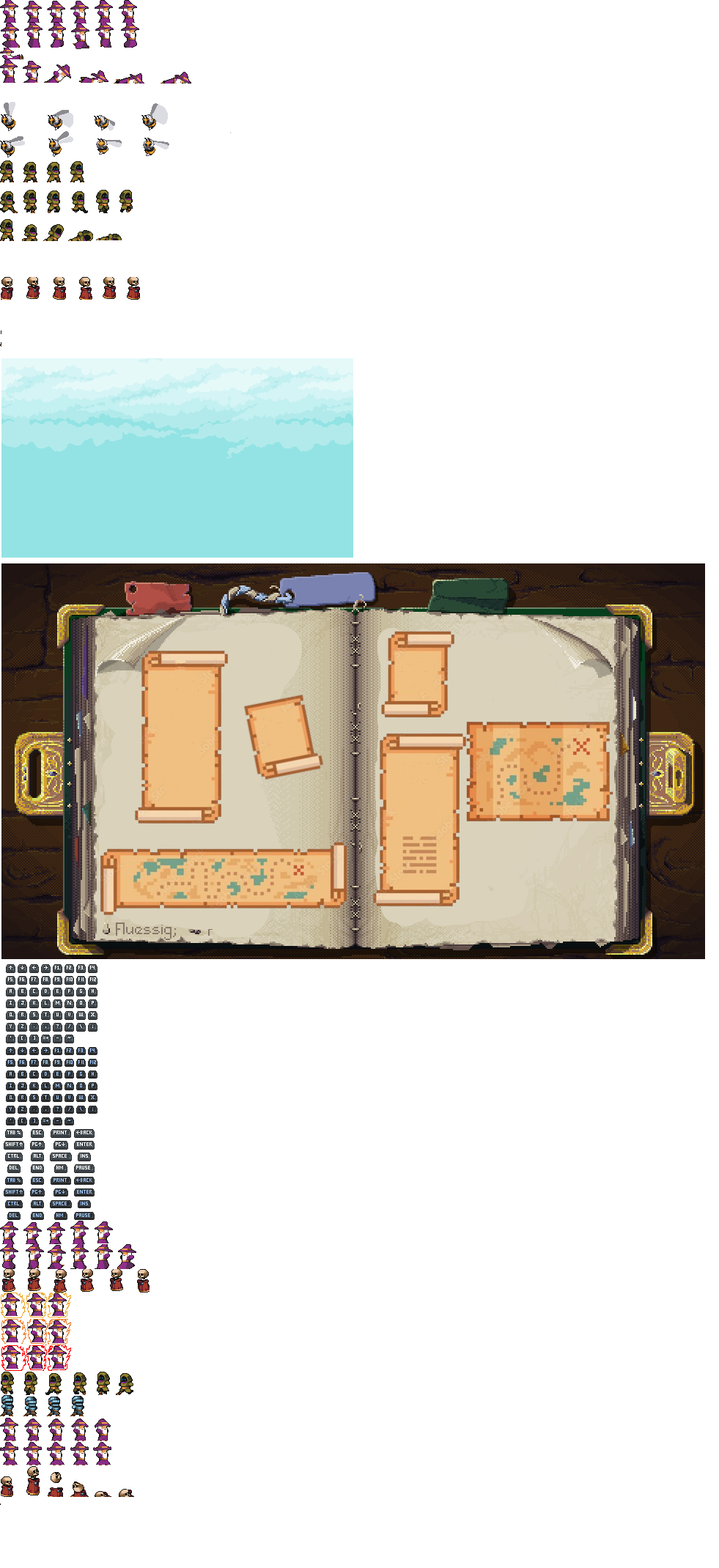
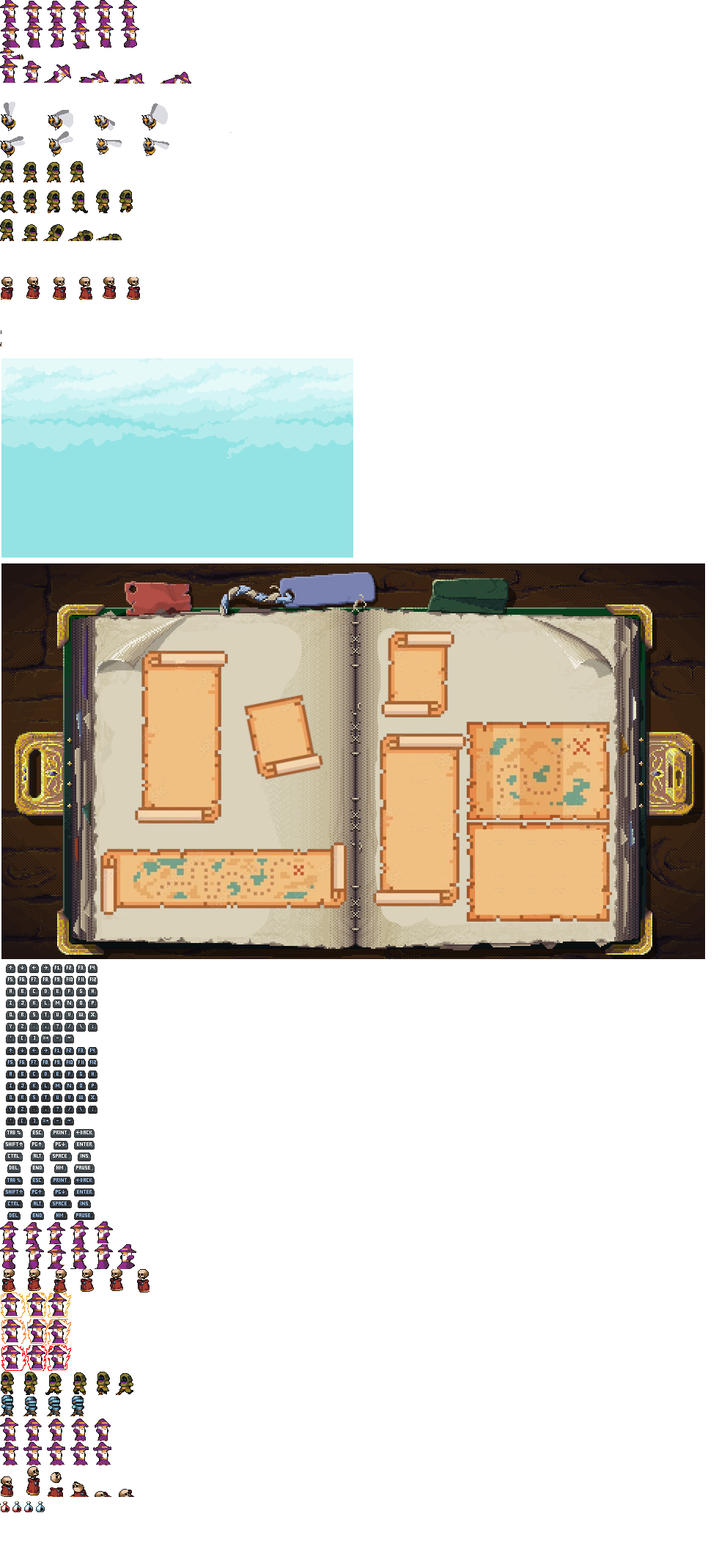
Revision of a layered w=719, h=1568 image; what changed, layer by layer:
painted on "sprites.png" over [0, 812, 612, 1513]
